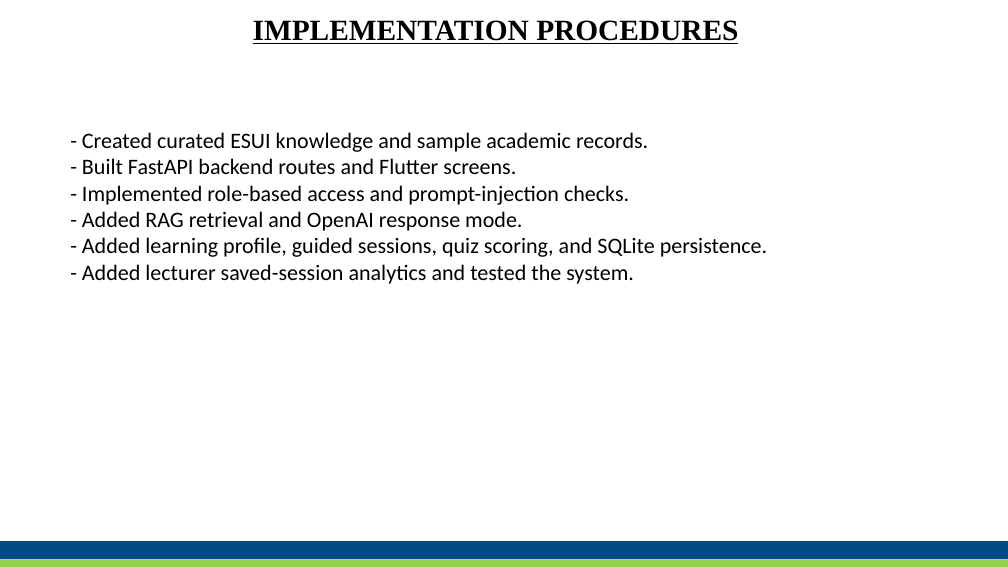
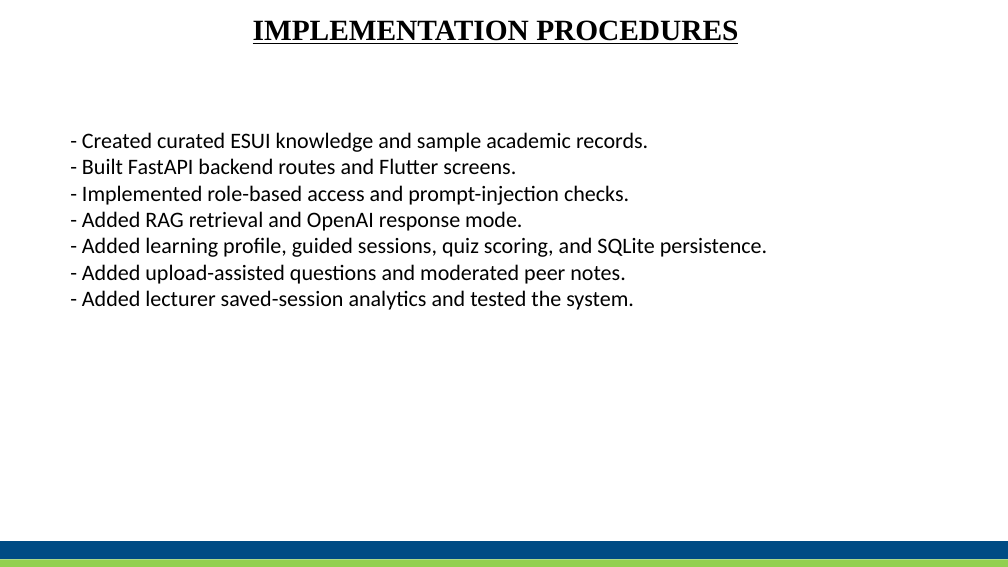
Before and after one commit to evieoshomahus-cloud/eve-esui-ai, a slide deck: slide 15 of project_docs/Eve_Defense_Presentation.pptx. Drawn at 1008x567 pixels with LibreOffice and Linux fonts; fonts in the diff are those of the drawing. Boxes give left, top, right and bottom in pixels: in the first picture for what was removed or moved away, otherwise in the second. Text is boxed around its words. In the diff, an @@ line names an element or a change of style, - is before the commit and + after.

```diff
--- a/project_docs/Eve_Defense_Presentation.pptx
+++ b/project_docs/Eve_Defense_Presentation.pptx
@@ text at bbox=[82, 264, 625, 284]: paragraph added @@
+- Added upload-assisted questions and moderated peer notes.
```
Also in this commit, not shown: 7 other slides changed, 8 other files.
